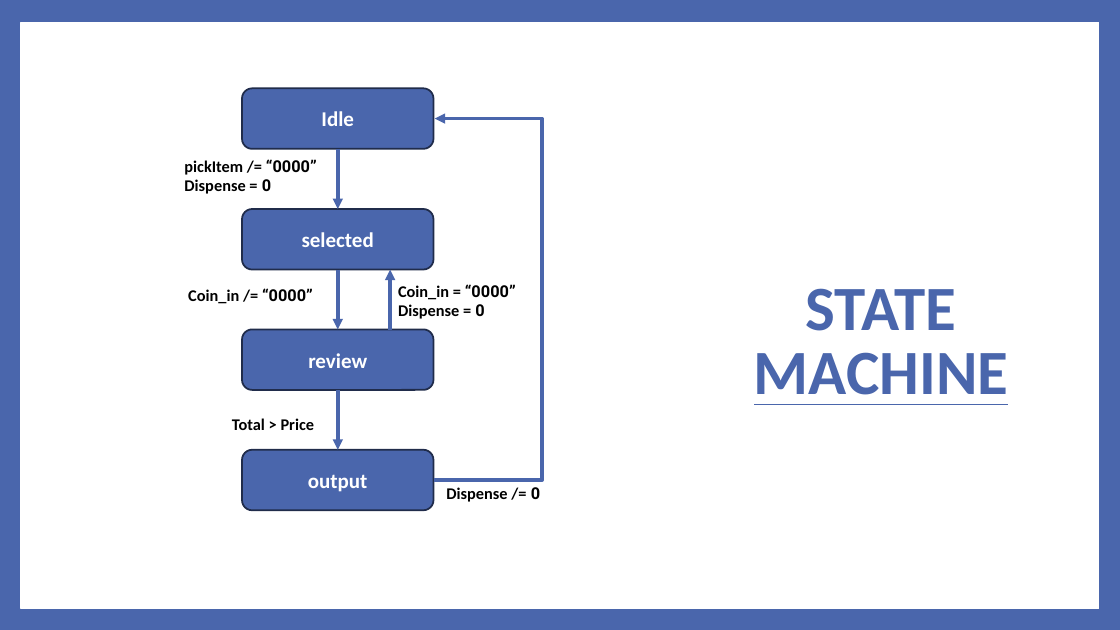
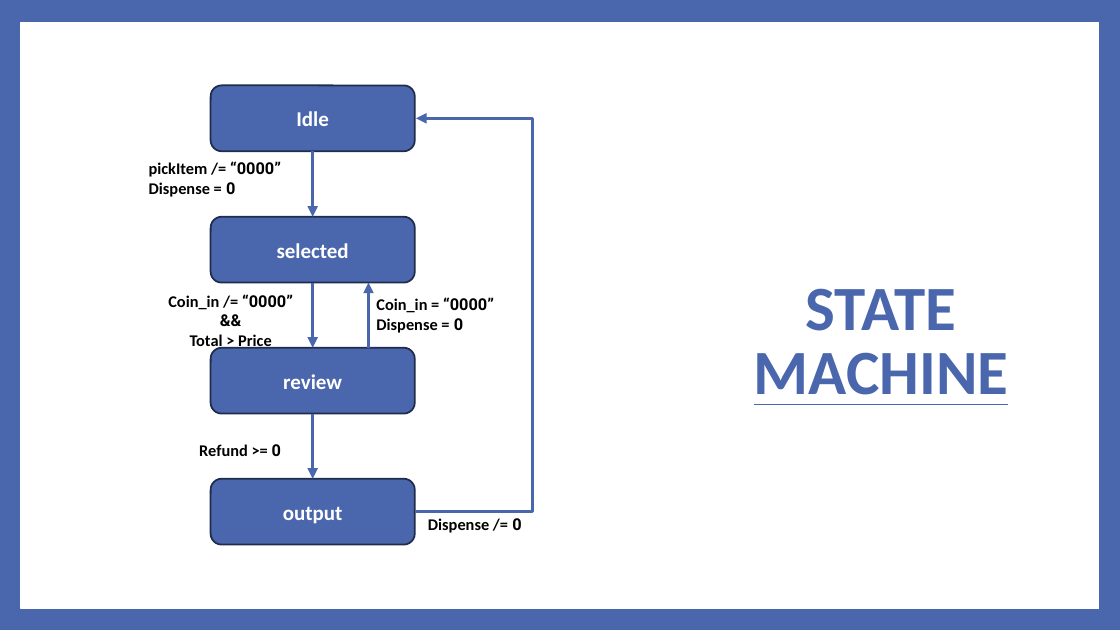
Before and after one commit to MaximSpeczyk/IoT-FPGA, a slide deck: slide 3 of HardwareEngineering/Presentation/hardwarePresentation_teamH.pptx. Drawn at 1120x630 pixels with LibreOffice and Linux fonts; fonts in the diff are those of the drawing. Boxes give left, top, right and bottom in pixels: in the first picture for what was removed or moved away, otherwise in the second. Text is boxed around its words. In the diff, an @@ line names an element or a change of style, - is before the commit and + after.

```diff
--- a/HardwareEngineering/Presentation/hardwarePresentation_teamH.pptx
+++ b/HardwareEngineering/Presentation/hardwarePresentation_teamH.pptx
@@ rounded rectangle "Idle": place and size @@
-rounded rectangle "Idle" at bbox=[242, 88, 434, 149]
+rounded rectangle "Idle" at bbox=[211, 86, 415, 151]
@@ elbow arrow moved from (434, 481) - (435, 118) to (415, 512) - (416, 118) @@
@@ text "pickItem /= “0000”": place and size @@
-text "pickItem /= “0000”" at bbox=[184, 159, 317, 194]
+text "pickItem /= “0000”" at bbox=[149, 161, 281, 197]
@@ arrow moved from (338, 149) - (338, 209) to (313, 151) - (313, 217) @@
@@ rounded rectangle "selected": place and size @@
-rounded rectangle "selected" at bbox=[242, 209, 434, 270]
+rounded rectangle "selected" at bbox=[211, 217, 415, 282]
@@ text at bbox=[168, 294, 293, 351]: text changed @@
-Coin_in /= “0000”
+Coin_in /= “0000”
+&&
+Total > Price
@@ arrow moved from (338, 270) - (338, 329) to (313, 282) - (313, 348) @@
@@ text "Coin_in = “0000”": place and size @@
-text "Coin_in = “0000”" at bbox=[398, 284, 516, 319]
+text "Coin_in = “0000”" at bbox=[376, 297, 494, 333]
@@ arrow moved from (390, 330) - (390, 270) to (369, 348) - (369, 282) @@
@@ rounded rectangle "review": place and size @@
-rounded rectangle "review" at bbox=[242, 329, 434, 390]
+rounded rectangle "review" at bbox=[211, 348, 415, 413]
@@ arrow moved from (338, 390) - (338, 450) to (313, 413) - (313, 479) @@
@@ text at bbox=[199, 444, 281, 456]: text changed @@
-Total > Price
+Refund >= 0
@@ rounded rectangle "output": place and size @@
-rounded rectangle "output" at bbox=[242, 450, 434, 510]
+rounded rectangle "output" at bbox=[211, 479, 415, 544]
@@ text "Dispense /= 0": place and size @@
-text "Dispense /= 0" at bbox=[446, 487, 540, 502]
+text "Dispense /= 0" at bbox=[428, 518, 521, 533]
```
Also in this commit, not shown: 3 other slides changed.
